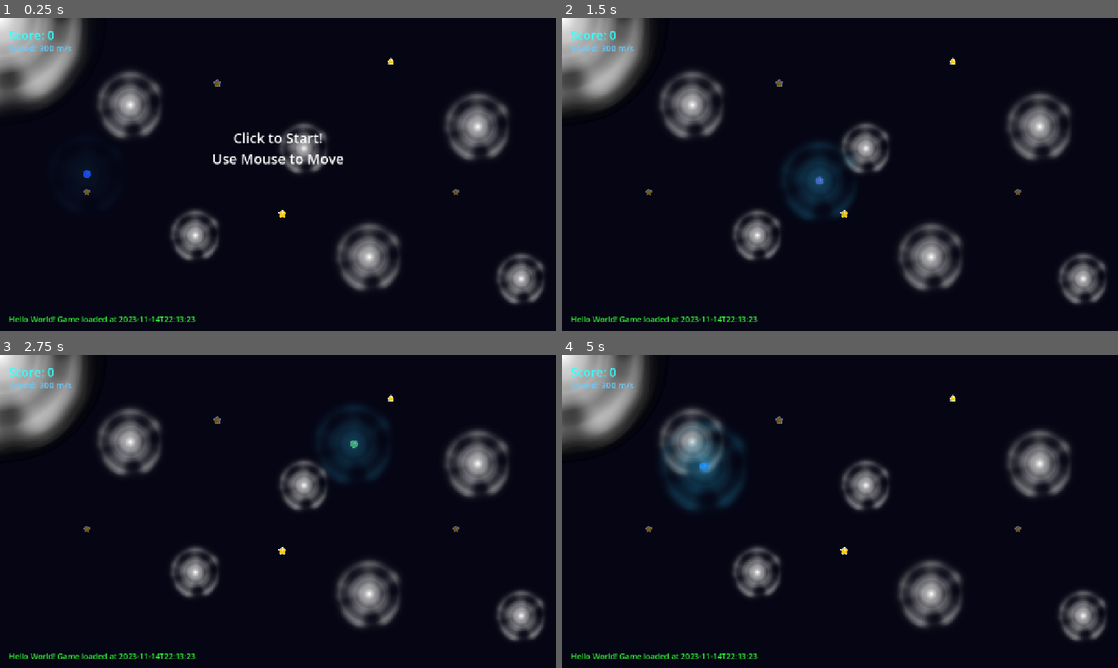
Above: before the commit, frames 1-4 (two rows, left to right).
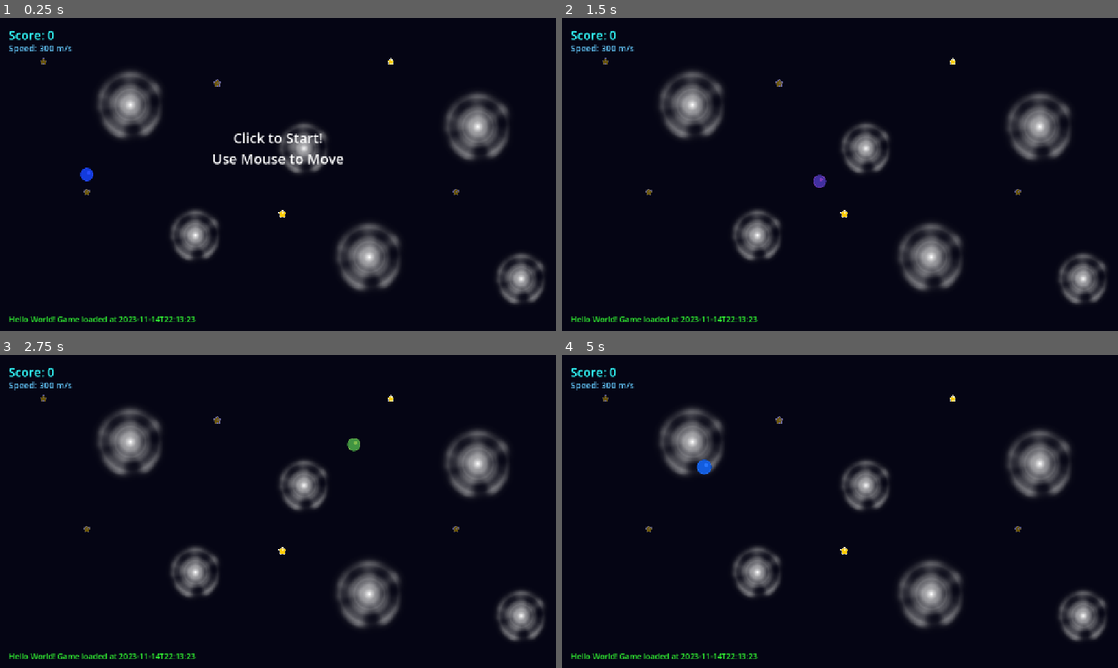
Above: after the commit, the same moments.

Repository: sdotyxz/flow-runner-minijam
Game: Godot game, scene res://scenes/main.tscn
Two runs of this game, one before a commit and one after it. Both use one fixed random seed, a clock stepped at 60 frames per second and the inputs below.
Inputs (mouse positions are in pixels of both pictures, inside the frame that each line leads up to):
- Up to frame 1 (0.25 s): no input
- Up to frame 2 (1.5 s): tap Enter (ui_accept) at 0.5, 0.77 s; move the mouse to (962, 158) at 0.52 s; click (962, 158) at 0.67 s; move the mouse to (728, 190) at 1.27 s; click (728, 190) at 1.42 s
- Up to frame 3 (2.75 s): tap Enter (ui_accept) at 1.52 s; move the mouse to (333, 442) at 2.02 s; click (333, 442) at 2.17 s
- Up to frame 4 (5 s): move the mouse to (812, 574) at 2.77 s; click (812, 574) at 2.92 s; tap Enter (ui_accept) at 3.02, 3.77, 4.52 s; move the mouse to (1006, 558) at 3.52 s; click (1006, 558) at 3.67 s; move the mouse to (673, 464) at 4.27 s; click (673, 464) at 4.42 s

The runs differ from the first frame. In frame 1, 3.8% of the frame differs, in the area x 0-17%, y 0-53%; in frame 2, 5.3%; in frame 3, 5.1%; in frame 4, 5.7%, in the area x 0-33%, y 0-50%.
Error after the commit: Invalid access to property or key 'modulate' on a base object of type 'null instance'. (res://scripts/player.gd:31)

Commit message:
Fix collision detection and remove effects from sprites

Diff:
--- a/scenes/collectible.tscn
+++ b/scenes/collectible.tscn
@@ -1,8 +1,7 @@
-[gd_scene load_steps=5 format=3 uid="uid://collectible_scene"]
+[gd_scene load_steps=3 format=3 uid="uid://collectible_scene"]
 
 [ext_resource type="Script" path="res://scripts/collectible.gd" id="1_collect"]
 [ext_resource type="Texture2D" path="res://assets/textures/star.png" id="2_star"]
-[ext_resource type="Texture2D" path="res://assets/textures/flare_01.png" id="3_flare"]
 
 [sub_resource type="CircleShape2D" id="CircleShape2D_1"]
 radius = 18.0
@@ -18,27 +17,3 @@
 
 [node name="CollisionShape2D" type="CollisionShape2D" parent="."]
 shape = SubResource("CircleShape2D_1")
-
-[node name="Glow" type="Sprite2D" parent="."]
-modulate = Color(1, 0.9, 0.3, 0.5)
-scale = Vector2(0.6, 0.6)
-texture = ExtResource("3_flare")
-
-[node name="PointLight2D" type="PointLight2D" parent="."]
-color = Color(1, 0.9, 0.4, 0.8)
-energy = 0.6
-range_height = 60.0
-
-[node name="Particles2D" type="Particles2D" parent="."]
-amount = 10
-lifetime = 1.0
-local_coords = false
-direction = Vector2(0, -1)
-spread = 60.0
-initial_velocity_min = 10.0
-initial_velocity_max = 30.0
-gravity = Vector2(0, 0)
-scale_amount_min = 2.0
-scale_amount_max = 4.0
-color = Color(1, 0.9, 0.3, 0.6)
-texture = ExtResource("3_flare")
--- a/scenes/obstacle.tscn
+++ b/scenes/obstacle.tscn
@@ -1,8 +1,7 @@
-[gd_scene load_steps=5 format=3 uid="uid://obstacle_scene"]
+[gd_scene load_steps=3 format=3 uid="uid://obstacle_scene"]
 
 [ext_resource type="Script" path="res://scripts/obstacle.gd" id="1_obstacle"]
 [ext_resource type="Texture2D" path="res://assets/textures/rock.png" id="2_meteor"]
-[ext_resource type="Texture2D" path="res://assets/textures/flame_01.png" id="3_flame"]
 
 [sub_resource type="CircleShape2D" id="CircleShape2D_1"]
 radius = 30.0
@@ -18,15 +17,3 @@
 
 [node name="CollisionShape2D" type="CollisionShape2D" parent="."]
 shape = SubResource("CircleShape2D_1")
-
-[node name="Glow" type="Sprite2D" parent="."]
-modulate = Color(1, 0.3, 0.2, 0.4)
-scale = Vector2(0.5, 0.5)
-texture = ExtResource("3_flame")
-
-[node name="PointLight2D" type="PointLight2D" parent="."]
-color = Color(1, 0.4, 0.2, 0.6)
-energy = 0.3
-range_height = 40.0
-
-[connection signal="body_entered" from="." to="." method="_on_body_entered"]
--- a/scenes/player.tscn
+++ b/scenes/player.tscn
@@ -1,44 +1,21 @@
-[gd_scene load_steps=5 format=3 uid="uid://player_scene"]
+[gd_scene load_steps=4 format=3 uid="uid://player_scene"]
 
 [ext_resource type="Script" path="res://scripts/player.gd" id="1_player"]
 [ext_resource type="Texture2D" path="res://assets/textures/ball.png" id="2_ball"]
-[ext_resource type="Texture2D" path="res://assets/textures/light_01.png" id="3_light"]
 
 [sub_resource type="CircleShape2D" id="CircleShape2D_1"]
 radius = 20.0
 
 [node name="Player" type="Area2D"]
 script = ExtResource("1_player")
-collision_layer = 2
-collision_mask = 3
+collision_layer = 1
+collision_mask = 7
 
 [node name="Sprite2D" type="Sprite2D" parent="."]
-position = Vector2(0, -1)
-scale = Vector2(0.3, 0.3)
+scale = Vector2(0.5, 0.5)
 texture = ExtResource("2_ball")
 
 [node name="CollisionShape2D" type="CollisionShape2D" parent="."]
 shape = SubResource("CircleShape2D_1")
 
-[node name="Glow" type="Sprite2D" parent="."]
-position = Vector2(0, -1)
-scale = Vector2(0.5, 0.5)
-texture = ExtResource("3_light")
-modulate = Color(0.2, 0.8, 1, 0.3)
-
-[node name="Particles2D" type="Particles2D" parent="."]
-position = Vector2(-20, 0)
-amount = 30
-lifetime = 0.6
-local_coords = false
-direction = Vector2(-1, 0)
-spread = 25.0
-initial_velocity_min = 60.0
-initial_velocity_max = 120.0
-gravity = Vector2(0, 0)
-scale_amount_min = 4.0
-scale_amount_max = 10.0
-color = Color(0.2, 0.8, 1, 0.8)
-texture = ExtResource("3_light")
-
 [connection signal="area_entered" from="." to="." method="_on_area_entered"]
Not shown, changed: index.html
Not shown, changed: index.pck
